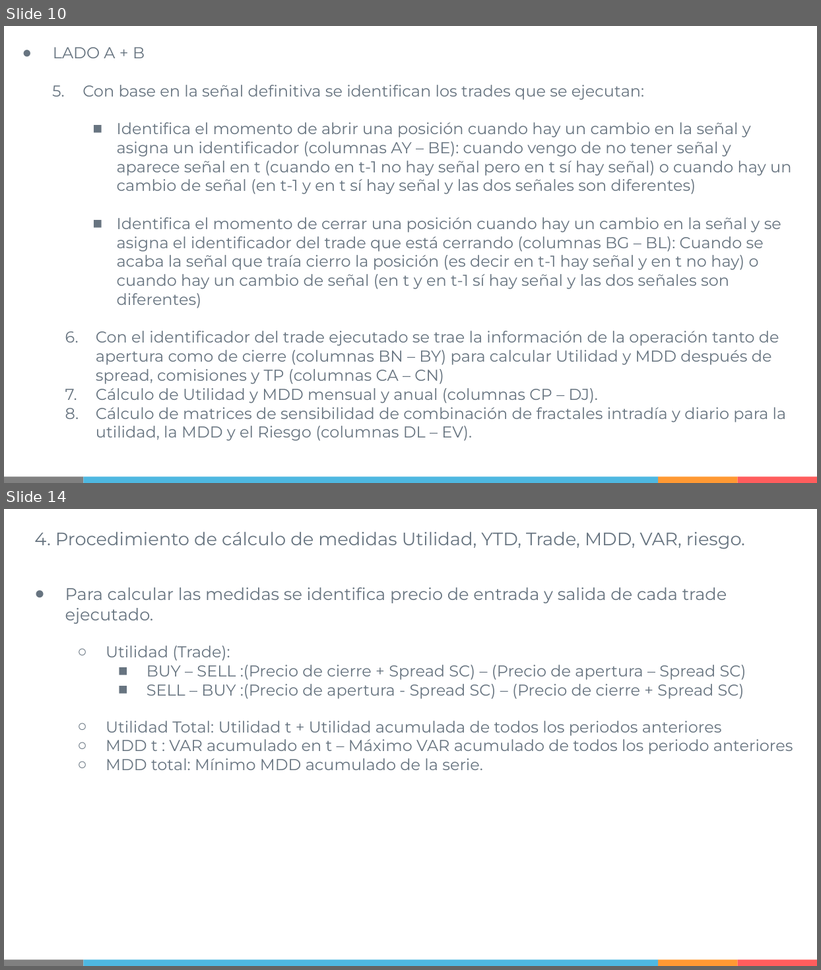
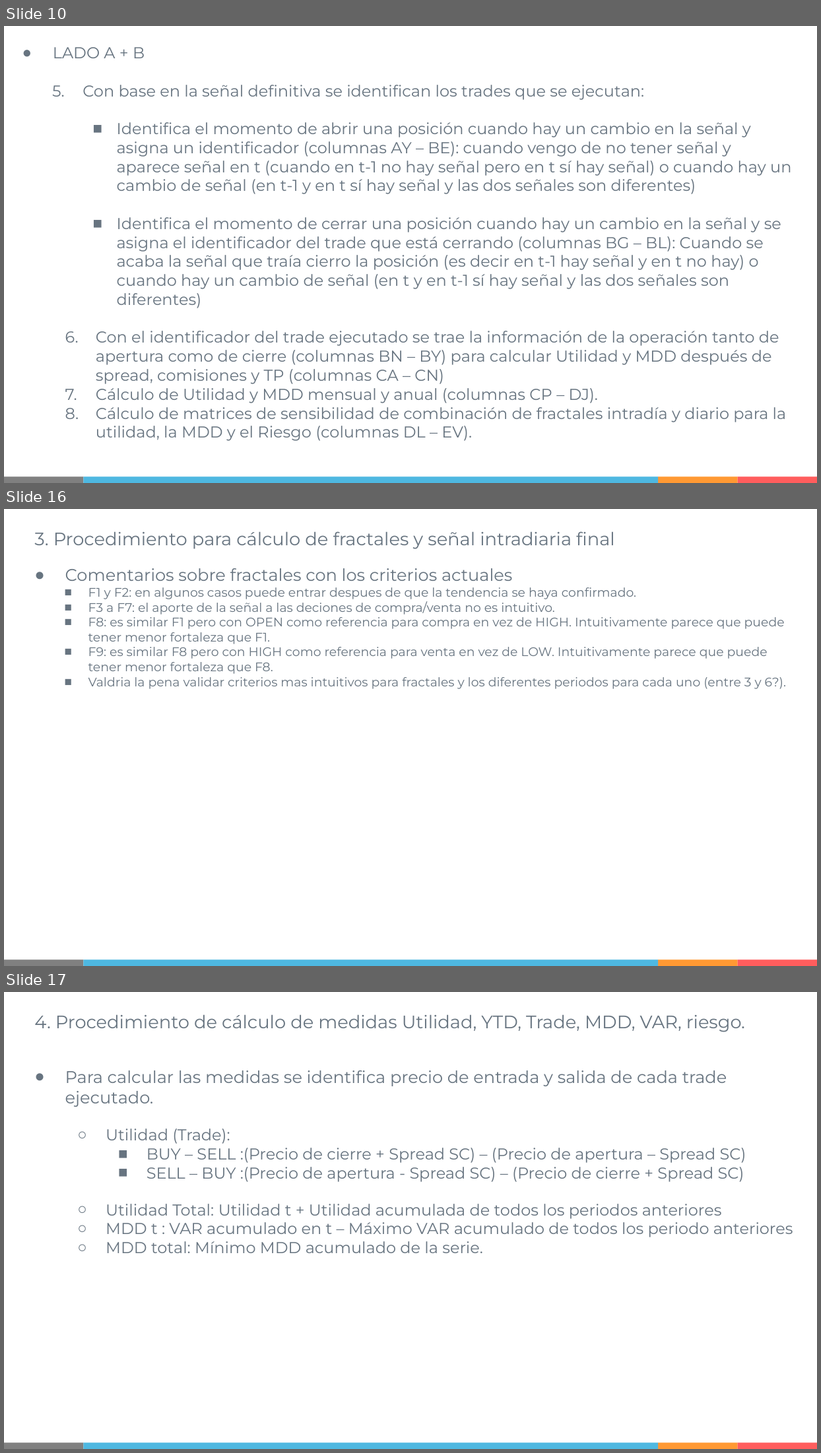
Before and after one commit to IISOS/Swell_2_Optimizacion_estrategias, a slide deck: Presentaciones/Swell - Optimización de estrategias - R2 (19-02-2021).pptx. Shown one above the other, each under a label of ours: slides 10 and 14 before the commit, slides 10, 16 and 17 after it; the slides between them are not shown. The pictures are 821x970 and 821x1453 pixels, drawn with LibreOffice and Linux fonts; fonts in the diff are those of the drawing. Boxes give left, top, right and bottom in pixels: in the first picture for what was removed or moved away, otherwise in the second. Text is boxed around its words. In the diff, an @@ line names an element or a change of style, - is before the commit and + after.

```diff
--- a/Presentaciones/Swell - Optimización de estrategias - R2 (19-02-2021).pptx
+++ b/Presentaciones/Swell - Optimización de estrategias - R2 (19-02-2021).pptx
@@ slide 16 added at (x1=4, y1=509, x2=817, y2=966), background #FFFFFF; not listed: 4 template elements that a slide beside it also shows @@
@@ text added at (x1=34, y1=531, x2=786, y2=689), 11 pt, text #677480 @@
+3. Procedimiento para cálculo de fractales y señal intradiaria final
+● Comentarios sobre fractales con los criterios actuales
+    ■ F1 y F2: en algunos casos puede entrar despues de que la tendencia se haya confirmado.
+    ■ F3 a F7: el aporte de la señal a las deciones de compra/venta no es intuitivo.
+    ■ F8: es similar F1 pero con OPEN como referencia para compra en vez de HIGH. Intuitivamente parece que puede tener menor fortaleza que F1.
+    ■ F9: es similar F8 pero con HIGH como referencia para venta en vez de LOW. Intuitivamente parece que puede tener menor fortaleza que F8.
+    ■ Valdria la pena validar criterios mas intuitivos para fractales y los diferentes periodos para cada uno (entre 3 y 6?).
@@ what was slide 14 is now slide 17 @@
```
Also in this commit, not shown: 3 slides changed, 2 other slides added, 6 other files.
